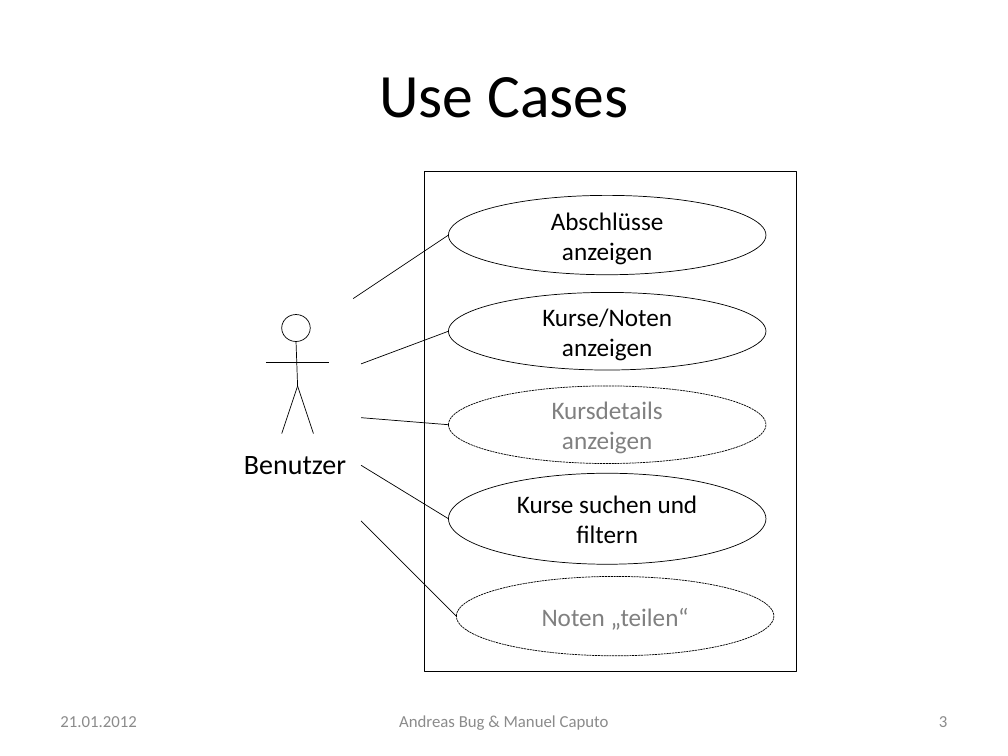
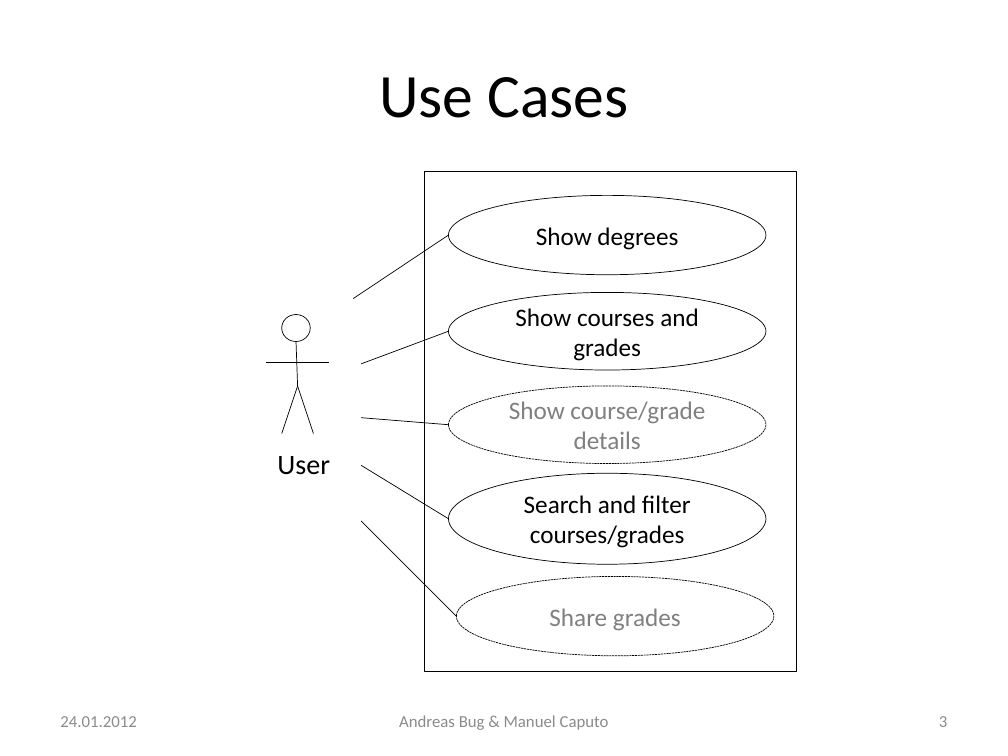
Before and after one commit to n0rf/htwg-grade-app, a slide deck: slide 3 of docs/notenapp-praesi.pptx. Drawn at 1008x756 pixels with LibreOffice and Linux fonts; fonts in the diff are those of the drawing. Boxes give left, top, right and bottom in pixels: in the first picture for what was removed or moved away, otherwise in the second. Text is boxed around its words. In the diff, an @@ line names an element or a change of style, - is before the commit and + after.

```diff
--- a/docs/notenapp-praesi.pptx
+++ b/docs/notenapp-praesi.pptx
@@ text in ellipse at (536,227,678,250): text changed @@
-Abschlüsse anzeigen
+Show degrees
@@ text in ellipse at (515,308,699,361): text changed @@
-Kurse/Noten anzeigen
+Show courses and grades
@@ text in ellipse at (509,401,705,449): text changed @@
-Kursdetails anzeigen
+Show course/grade details
@@ text at (277,456,330,475): text changed @@
-Benutzer
+User
@@ text in ellipse at (524,495,691,548): text changed @@
-Kurse suchen und filtern
+Search and filter courses/grades
@@ text in ellipse at (549,608,681,630): text changed @@
-Noten „teilen“
+Share grades
@@ text at (60,716,136,727): text changed @@
-21.01.2012
+24.01.2012
```
Also in this commit, not shown: 13 other slides changed.
